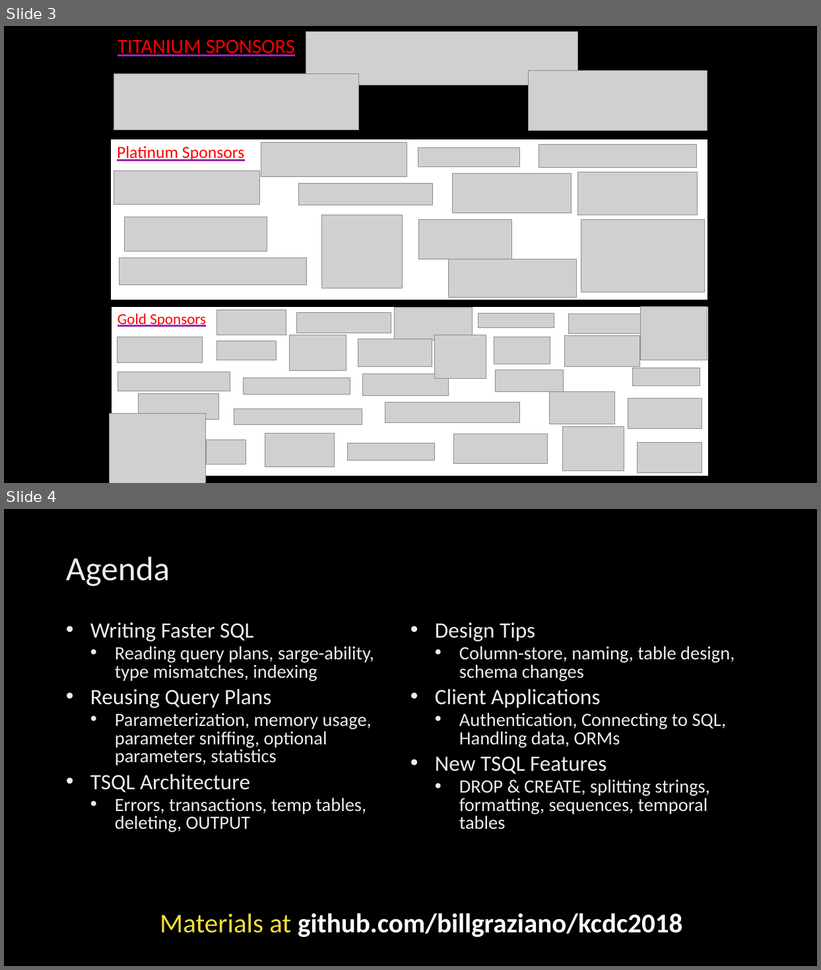
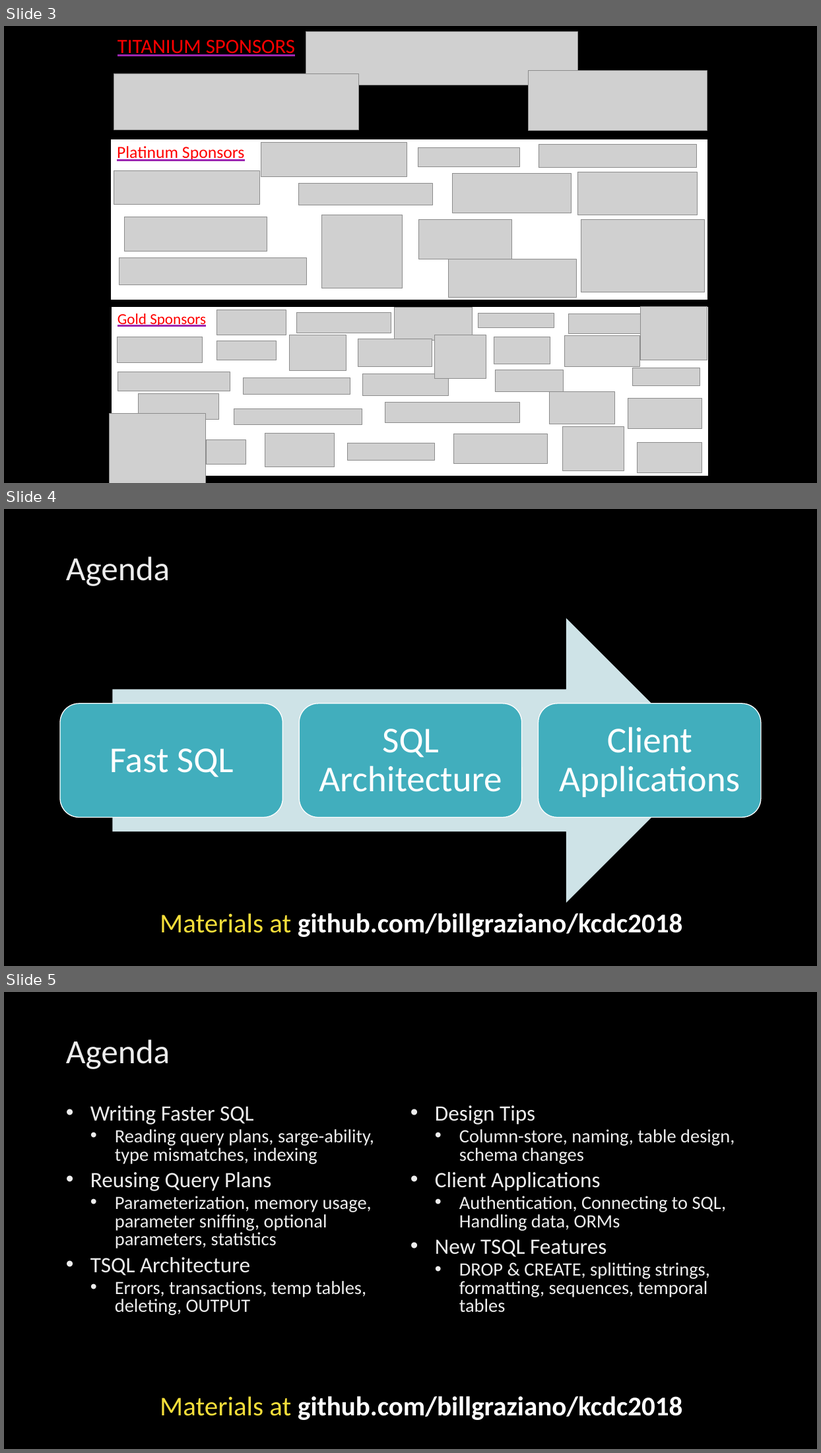
Before and after one commit to billgraziano/kcdc2018, a slide deck: ppt/Walkin #2.pptx. Shown one above the other, each under a label of ours: slides 3 and 4 before the commit, slides 3, 4 and 5 after it. The pictures are 821x970 and 821x1453 pixels, drawn with LibreOffice and Linux fonts; fonts in the diff are those of the drawing; grey boxes stand for pictures; background and template pictures are left out. Boxes give left, top, right and bottom in pixels: in the first picture for what was removed or moved away, otherwise in the second. Text is boxed around its words. In the diff, an @@ line names an element or a change of style, - is before the commit and + after.

```diff
--- a/ppt/Walkin #2.pptx
+++ b/ppt/Walkin #2.pptx
@@ slide 4 added at bbox=[4, 509, 817, 966], background picture (left out) @@
@@ title added at bbox=[66, 557, 170, 586], 40 pt, text gradient #BFBFBF to #EDEDED to #FFFFFF @@
+Agenda
@@ group added at bbox=[60, 618, 761, 903]: 3 rounded rectangles, 3 texts, 1 right arrow @@
+Fast SQL
+SQL Architecture
+Client Applications
@@ text added at bbox=[160, 914, 682, 937], 32 pt, text #FFFFFF, bold @@
+Materials at github.com/billgraziano/kcdc2018
@@ what was slide 4 is now slide 5 @@
```
Also in this commit, not shown: 1 other file.
